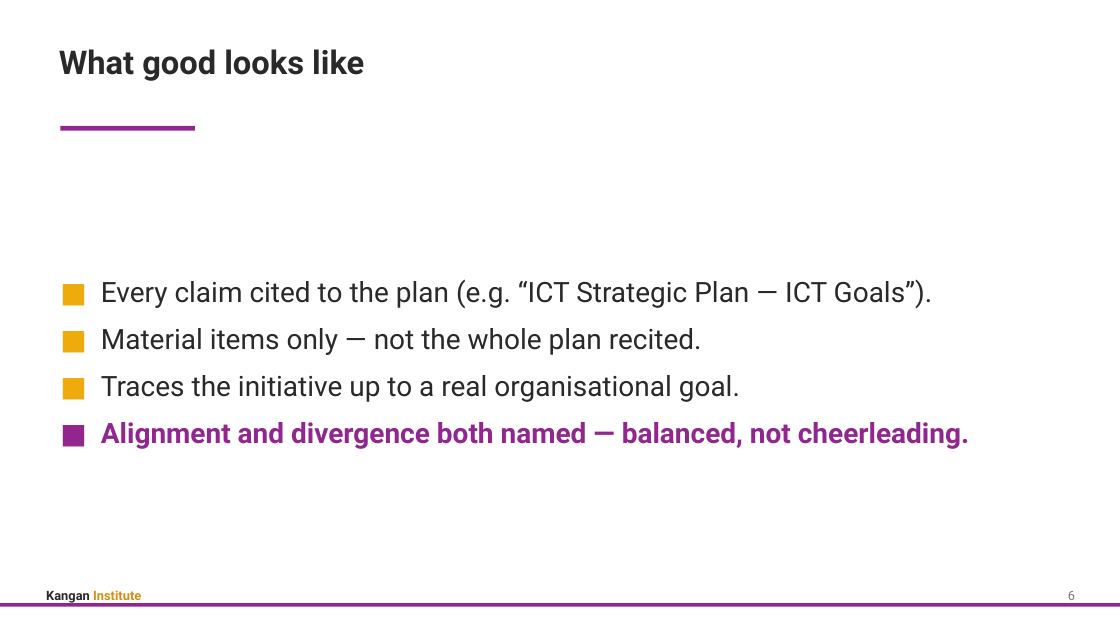
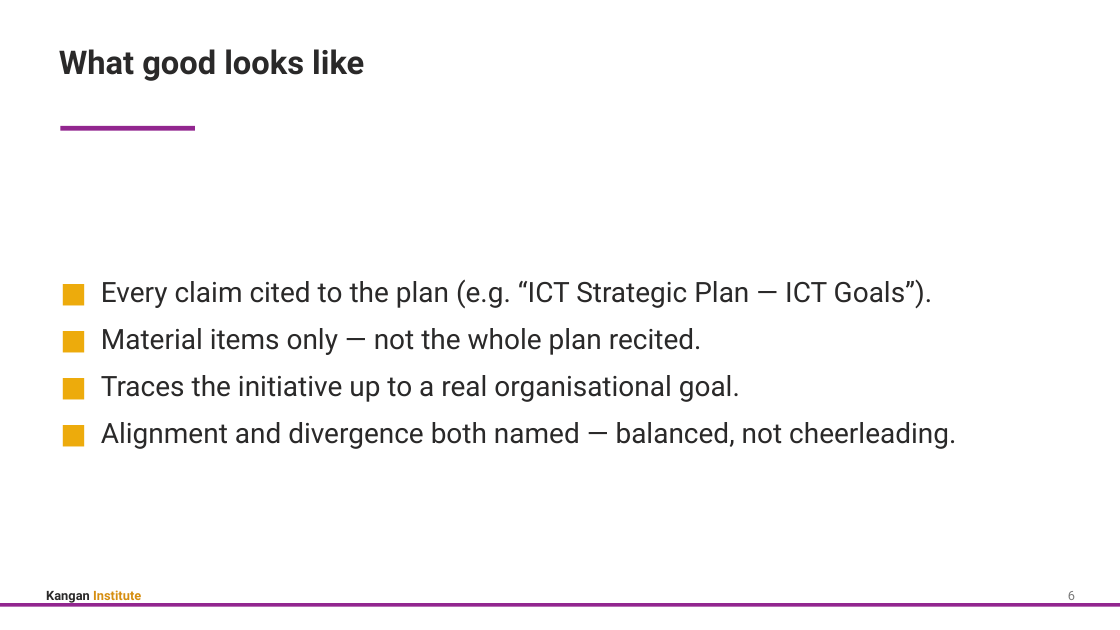
Before and after one commit to Digital-Initiatives-Kangan-Institute/diploma-cloud-cyber-content-s1, a slide deck: slide 8 of S1-CL1-Cloud-Design-Build/delivery/topic_02/Topic_02_Slides.pptx. Drawn at 1120x630 pixels with LibreOffice and Linux fonts; fonts in the diff are those of the drawing. Boxes give left, top, right and bottom in pixels: in the first picture for what was removed or moved away, otherwise in the second. Text is boxed around its words. In the diff, an @@ line names an element or a change of style, - is before the commit and + after.

```diff
--- a/S1-CL1-Cloud-Design-Build/delivery/topic_02/Topic_02_Slides.pptx
+++ b/S1-CL1-Cloud-Design-Build/delivery/topic_02/Topic_02_Slides.pptx
@@ text at <box>101,422,956,449</box>: text colour #92268F to #EDAB0C in "■"; text colour #92268F to #2A2929, bold off in "Alignment and divergence both named — balanced, ..." @@
```
Also in this commit, not shown: 12 other slides changed, 59 other files.
